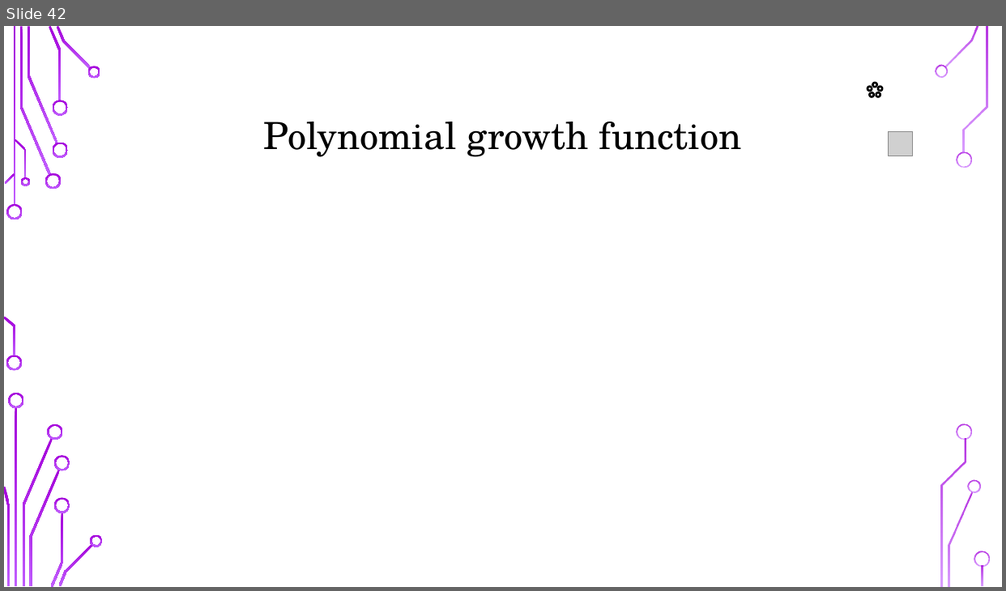
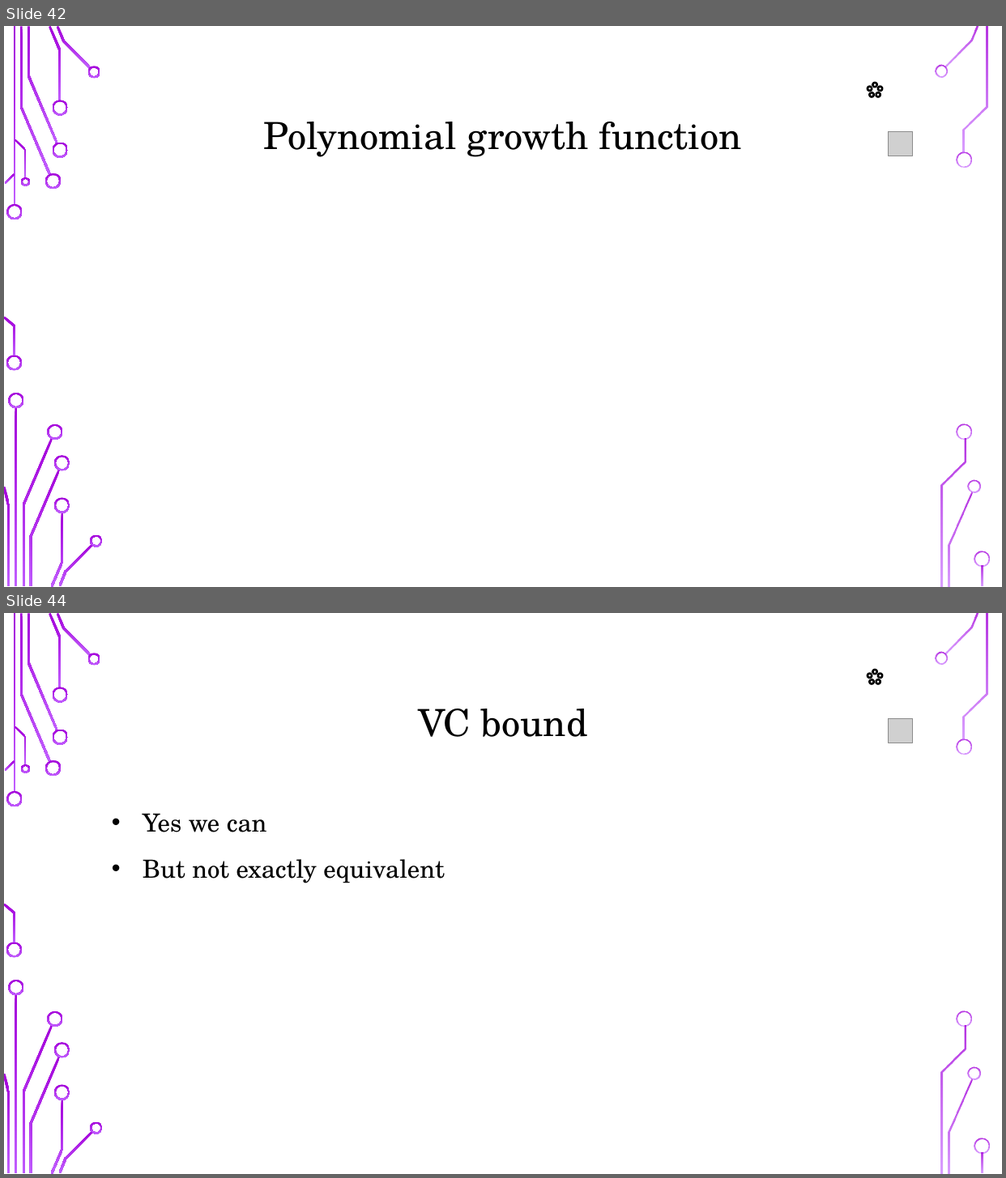
Before and after one commit to UOMDSS/workshops-2021-2022, a slide deck: semester-2-2021-2022/week-8-theory-of-generalisation/Theory_of_Generalisation.pptx. Shown one above the other, each under a label of ours: slide 42 before the commit, slides 42 and 44 after it; the slides between them are not shown. The pictures are 1006x591 and 1006x1178 pixels, drawn with LibreOffice and Linux fonts; fonts in the diff are those of the drawing; grey boxes stand for pictures; background and template pictures are left out. Boxes give left, top, right and bottom in pixels: in the first picture for what was removed or moved away, otherwise in the second. Text is boxed around its words. In the diff, an @@ line names an element or a change of style, - is before the commit and + after.

```diff
--- a/semester-2-2021-2022/week-8-theory-of-generalisation/Theory_of_Generalisation.pptx
+++ b/semester-2-2021-2022/week-8-theory-of-generalisation/Theory_of_Generalisation.pptx
@@ slide 44 added at (x1=4, y1=613, x2=1002, y2=1174), background picture (left out); not listed: 36 template elements that a slide beside it also shows @@
@@ title added at (x1=418, y1=709, x2=588, y2=737), 36 pt, text #000000 @@
+VC bound
@@ group added at (x1=868, y1=670, x2=914, y2=743): 5 ellipses, 5 right arrows, 1 picture @@
@@ text added at (x1=143, y1=813, x2=445, y2=884), 24 pt, text #000000 @@
+• Yes we can
+• But not exactly equivalent
```
Also in this commit, not shown: 3 other slides added.
